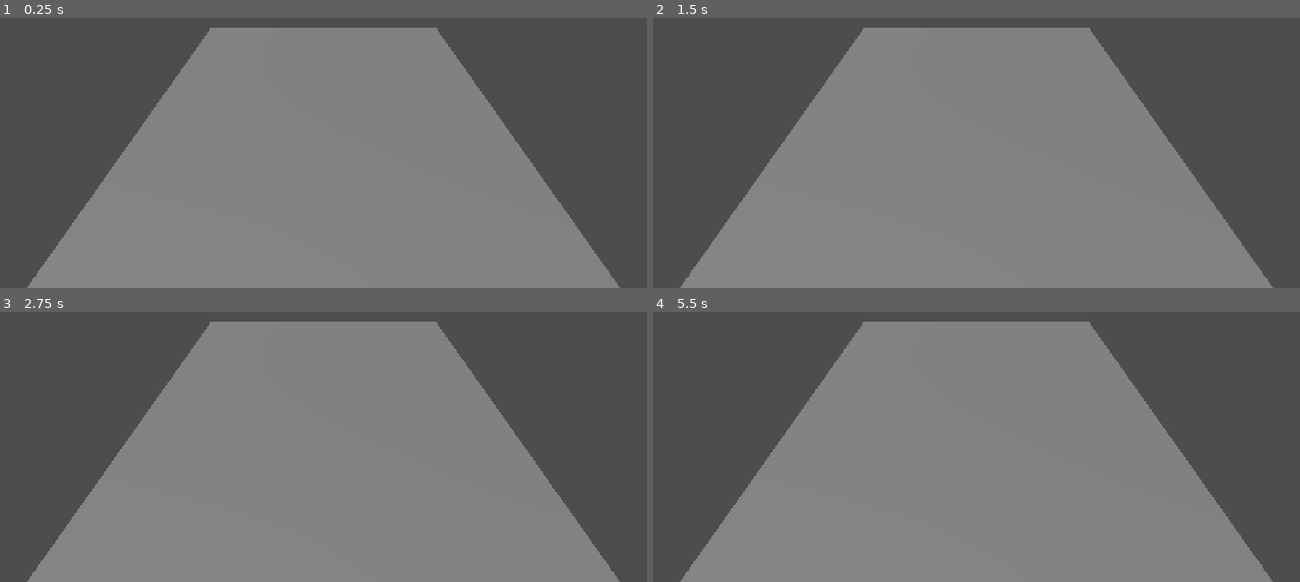
Above: before the commit, frames 1-4 (two rows, left to right).
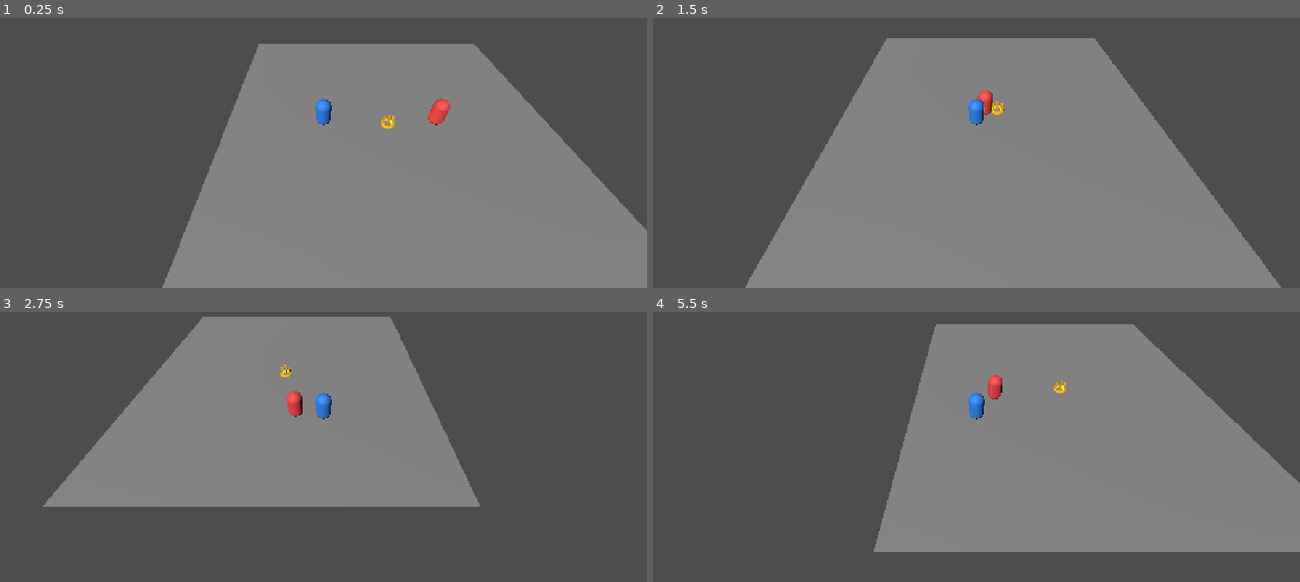
Above: after the commit, the same moments.

Repository: denisyltanovmagamed-netizen/PROJECT-01-CROWN
Game: Godot game, scene res://scenes/main/main.tscn
Same seed, same stepped clock (60 frames per second), same inputs: the game is played once before the commit and once after it.
Inputs:
- Up to frame 1 (0.25 s): no input
- Up to frame 2 (1.5 s): hold Right (ui_right) 0.53-1.28 s; hold Down (ui_down) from 1.28 s (still down)
- Up to frame 3 (2.75 s): release Down (ui_down) at 2.03 s; hold Right (ui_right) from 2.03 s (still down)
- Up to frame 4 (5.5 s): release Right (ui_right) at 2.78 s; hold Up (ui_up) 2.78-3.53 s; hold Left (ui_left) 3.53-5.03 s; hold Down (ui_down) from 5.03 s (still down)

The runs differ from the first frame. In frame 1, 23% of the frame differs, in the area x 4-100%, y 3-100%; in frame 2, 9.1%; in frame 3, 34%; in frame 4, 36%.
Error after the commit: Invalid type in function 'setup' in base 'Node (game_manager.gd)'. The array of argument 1 (Array) does not have the same element type as the expected typed ar…

Commit message:
Build local gameplay scene

Diff:
--- a/scenes/main/main.tscn
+++ b/scenes/main/main.tscn
@@ -1,12 +1,24 @@
-[gd_scene format=3 uid="uid://bxk06n38rttfs"]
+[gd_scene load_steps=4 format=3 uid="uid://bxk06n38rttfs"]
+
+[ext_resource type="Script" path="res://scripts/main/main.gd" id="1_main"]
 
 [sub_resource type="PlaneMesh" id="PlaneMesh_13qdw"]
 size = Vector2(20, 20)
 
+[sub_resource type="BoxShape3D" id="BoxShape_ground"]
+size = Vector3(20, 0.2, 20)
+
 [node name="Main" type="Node3D" unique_id=369473870]
+script = ExtResource("1_main")
 
 [node name="Ground" type="MeshInstance3D" parent="." unique_id=137150558]
 mesh = SubResource("PlaneMesh_13qdw")
+
+[node name="GroundCollision" type="StaticBody3D" parent="."]
+
+[node name="CollisionShape3D" type="CollisionShape3D" parent="GroundCollision"]
+position = Vector3(0, -0.1, 0)
+shape = SubResource("BoxShape_ground")
 
 [node name="Camera" type="Camera3D" parent="." unique_id=1041718797]
 transform = Transform3D(1, 0, 0, 0, 0.70710677, 0.70710677, 0, -0.70710677, 0.70710677, 0, 10, 10)
